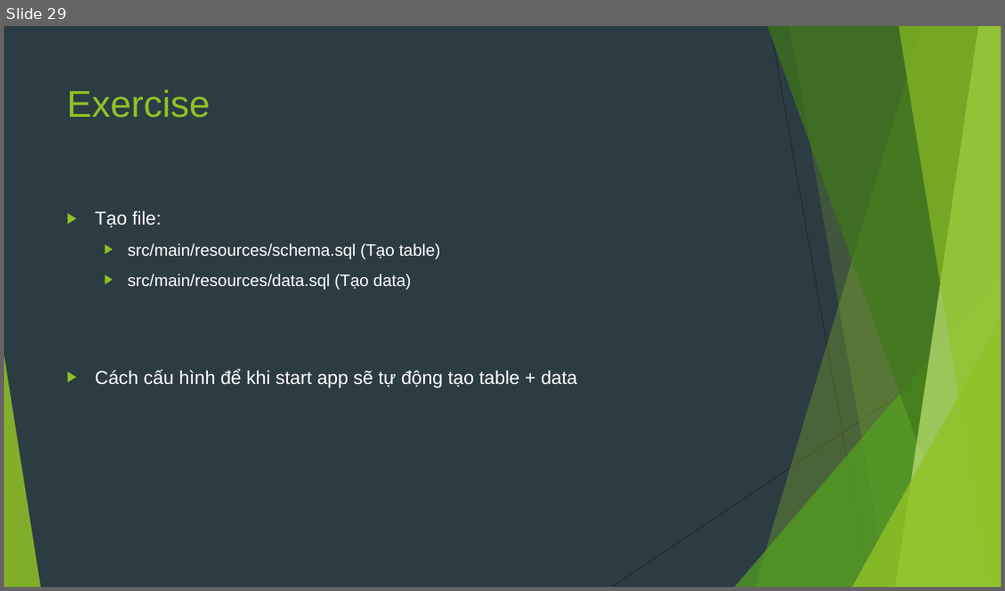
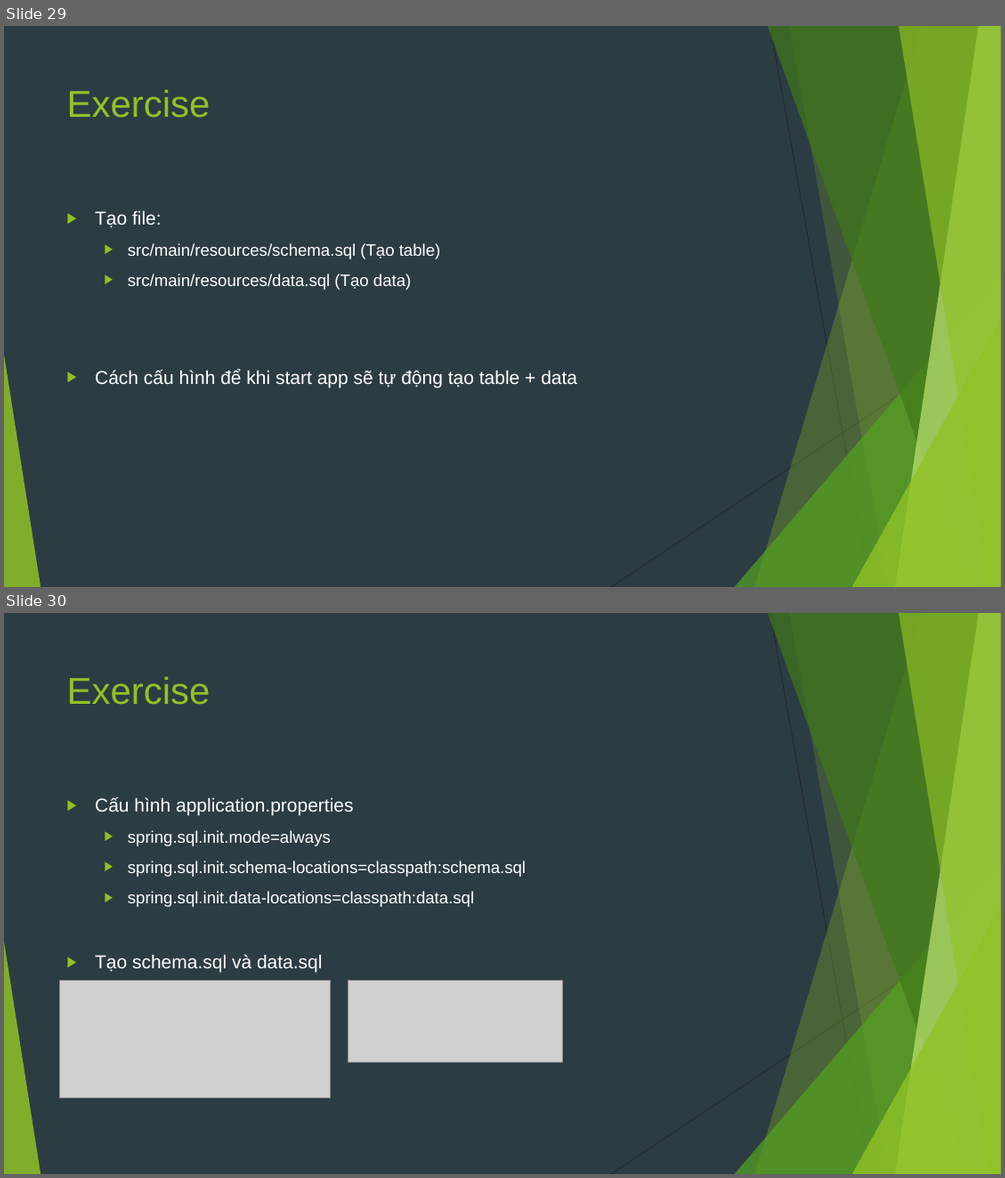
Before and after one commit to sobbingwind/SpringBoot, a slide deck: 05.Spring JDBC.pptx. Shown one above the other, each under a label of ours: slide 29 before the commit, slides 29 and 30 after it. The pictures are 1005x591 and 1005x1178 pixels, drawn with LibreOffice and Linux fonts; fonts in the diff are those of the drawing; grey boxes stand for pictures. Boxes give left, top, right and bottom in pixels: in the first picture for what was removed or moved away, otherwise in the second. Text is boxed around its words. In the diff, an @@ line names an element or a change of style, - is before the commit and + after.

```diff
--- a/05.Spring JDBC.pptx
+++ b/05.Spring JDBC.pptx
@@ slide 30 added at (x1=4, y1=613, x2=1001, y2=1174), background #2C3C43; not listed: 10 template elements that a slide beside it also shows @@
@@ title added at (x1=67, y1=676, x2=210, y2=705), 36 pt, text #90C226 @@
+Exercise
@@ text added at (x1=95, y1=797, x2=526, y2=973), 16 pt, text #FFFFFF @@
+▶ Cấu hình application.properties
+  ▶ spring.sql.init.mode=always
+  ▶ spring.sql.init.schema-locations=classpath:schema.sql
+  ▶ spring.sql.init.data-locations=classpath:data.sql
+▶ Tạo schema.sql và data.sql
@@ picture added at (x1=59, y1=981, x2=330, y2=1097) @@
@@ picture added at (x1=348, y1=981, x2=562, y2=1062) @@
```
